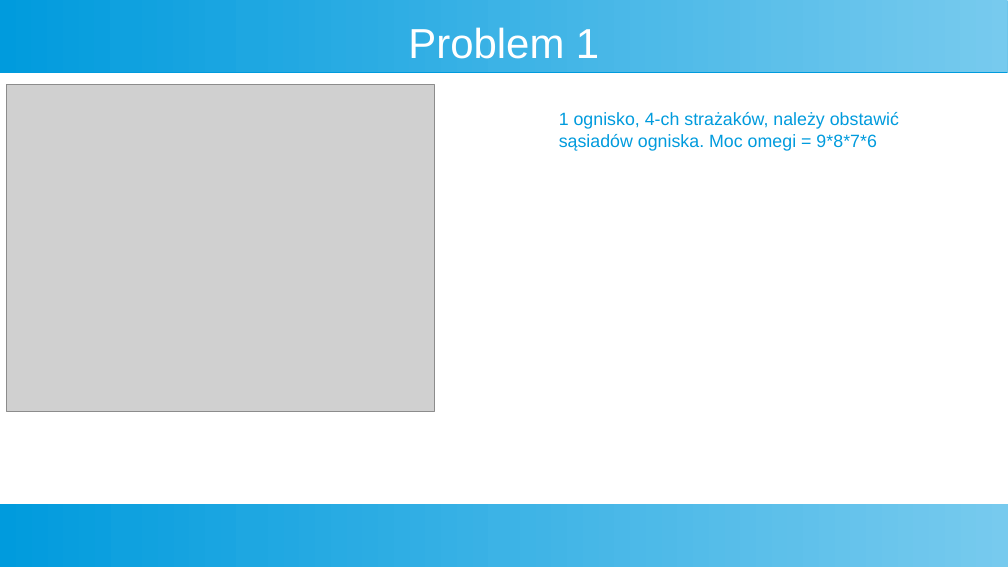
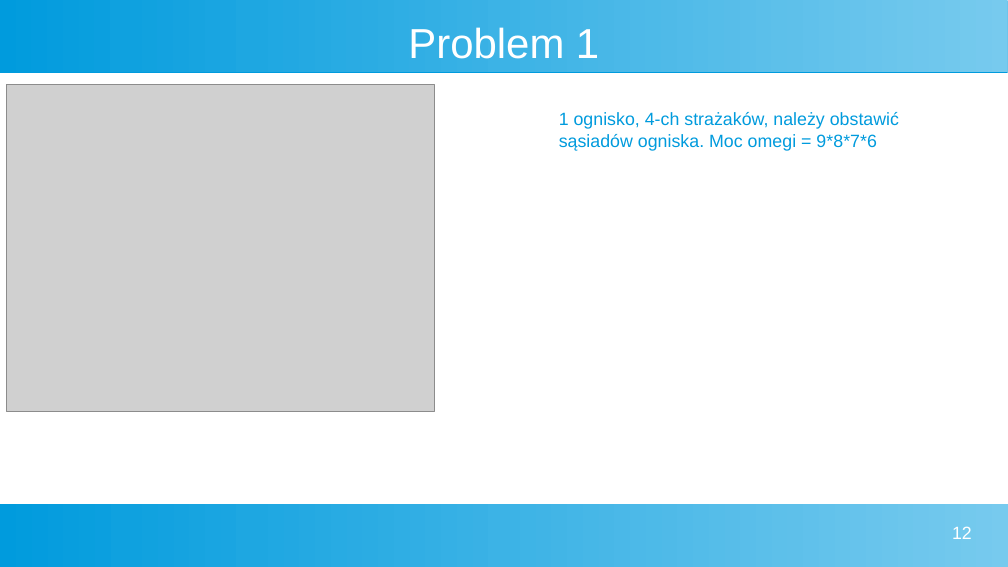
Before and after one commit to Kubapatoka/FiremanProblemEAProject, a slide deck: slide 12 of Prezentacja/Prez.odp. Drawn at 1008x567 pixels with LibreOffice and Linux fonts; fonts in the diff are those of the drawing; grey boxes stand for pictures. Boxes give left, top, right and bottom in pixels: in the first picture for what was removed or moved away, otherwise in the second. Text is boxed around its words. In the diff, an @@ line names an element or a change of style, - is before the commit and + after.

```diff
--- a/Prezentacja/Prez.odp
+++ b/Prezentacja/Prez.odp
@@ page number added at <box>952,526,972,539</box>, 14 pt, text #FFFFFF @@
+12
```
Also in this commit, not shown: 11 other slides changed.
